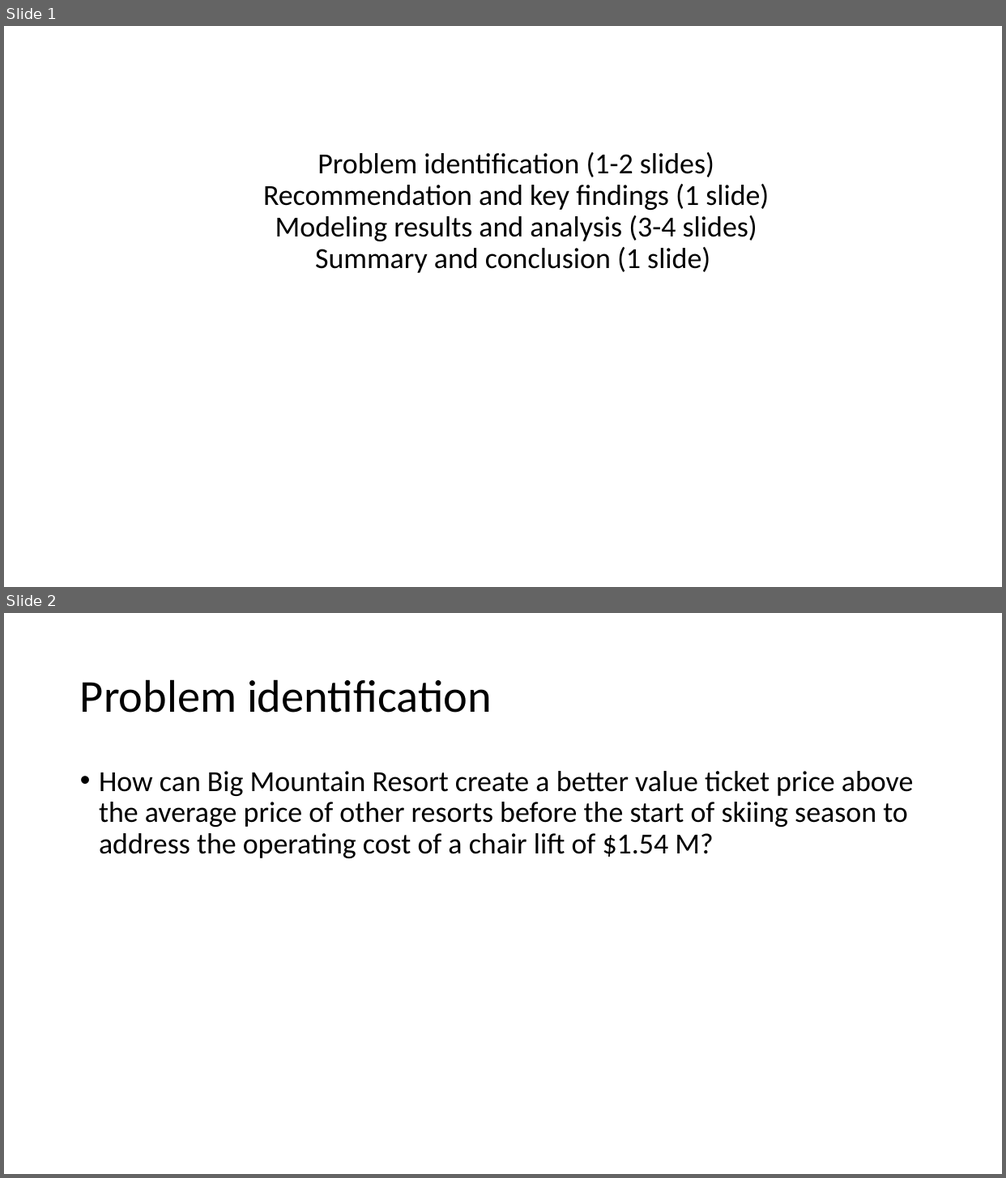
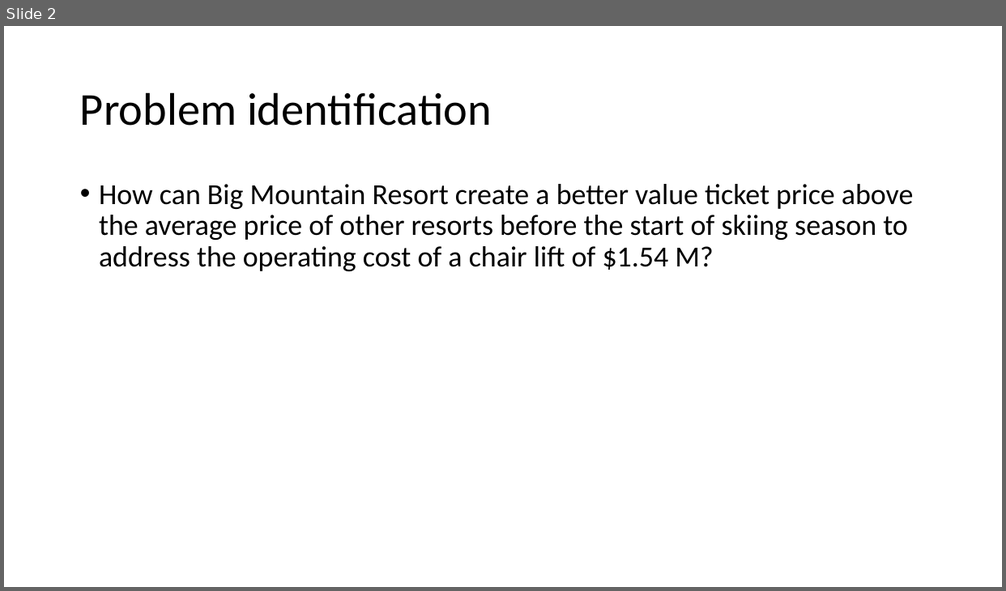
Before and after one commit to UnacceptableVegetable/DataScienceGuidedCapstone, a slide deck: Slide Deck.pptx. Shown one above the other, each under a label of ours: slides 1 and 2 before the commit, slide 2 after it. The pictures are 1006x1178 and 1006x591 pixels, drawn with LibreOffice and Linux fonts; fonts in the diff are those of the drawing. Boxes give left, top, right and bottom in pixels: in the first picture for what was removed or moved away, otherwise in the second. Text is boxed around its words. In the diff, an @@ line names an element or a change of style, - is before the commit and + after.

```diff
--- a/Slide Deck.pptx
+++ b/Slide Deck.pptx
@@ slide 1 removed at (4,26,1002,587), background #FFFFFF @@
@@ title removed at (263,152,769,273) @@
-Problem identification (1-2 slides)
-Recommendation and key findings (1 slide)
-Modeling results and analysis (3-4 slides)
-Summary and conclusion (1 slide)
```
Also in this commit, not shown: 1 slide added, 1 other file.
